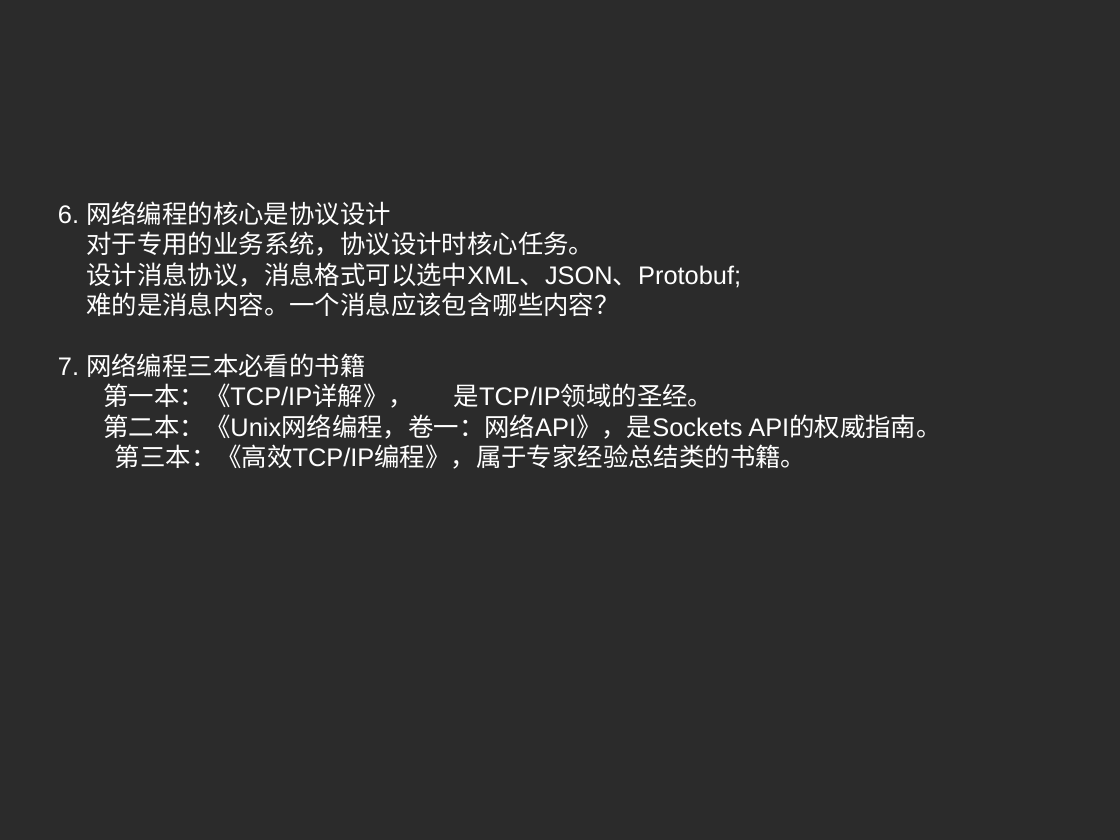
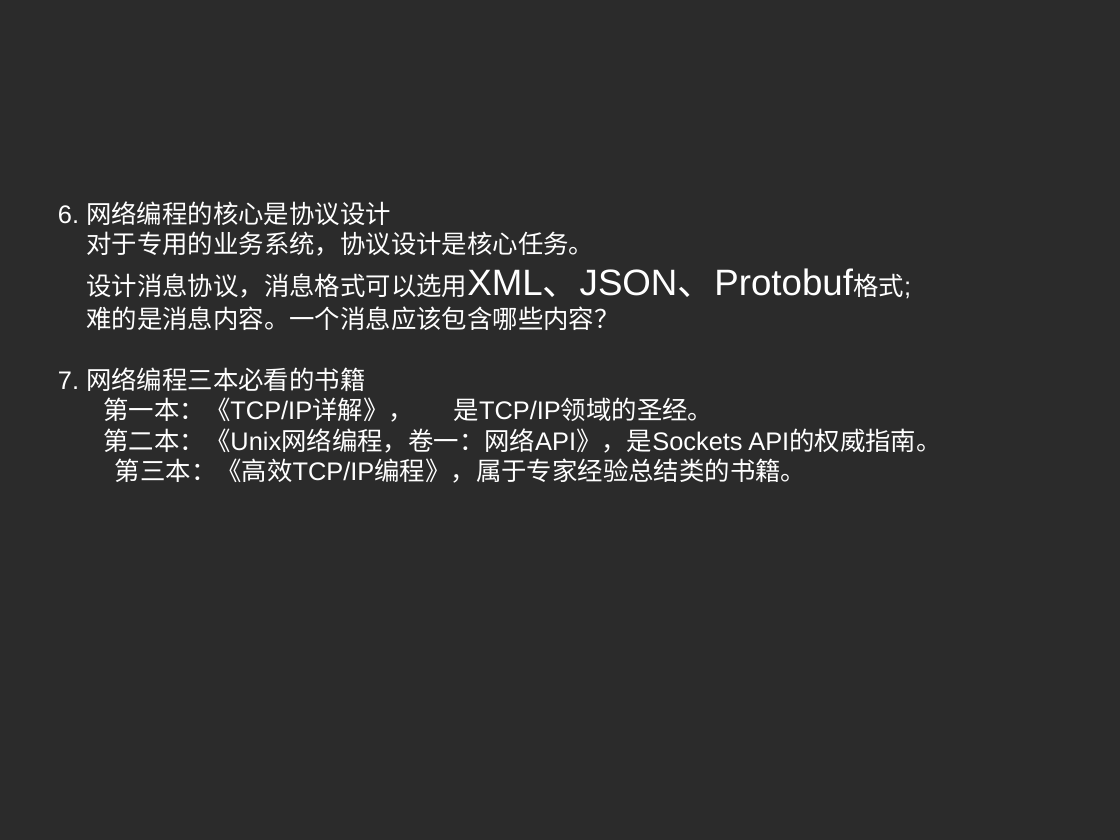
Before and after one commit to zhouhuamin/testmastergit-2018-07, a slide deck: slide 6 of c-network-programming-pptx.pptx. Drawn at 1120x840 pixels with LibreOffice and Linux fonts; fonts in the diff are those of the drawing; background and template pictures are left out; a plain dark background stands for a picture behind light text. Boxes give left, top, right and bottom in pixels: in the first picture for what was removed or moved away, otherwise in the second. Text is boxed around its words. In the diff, an @@ line names an element or a change of style, - is before the commit and + after.

```diff
--- a/c-network-programming-pptx.pptx
+++ b/c-network-programming-pptx.pptx
@@ text at [86, 231, 853, 298]: text changed @@
-对于专用的业务系统，协议设计时核心任务。
-设计消息协议，消息格式可以选中XML、JSON、Protobuf;
+对于专用的业务系统，协议设计是核心任务。
+设计消息协议，消息格式可以选用XML、JSON、Protobuf格式;
```
Also in this commit, not shown: 2 other slides changed, 4 slides added, 2 slides removed.
